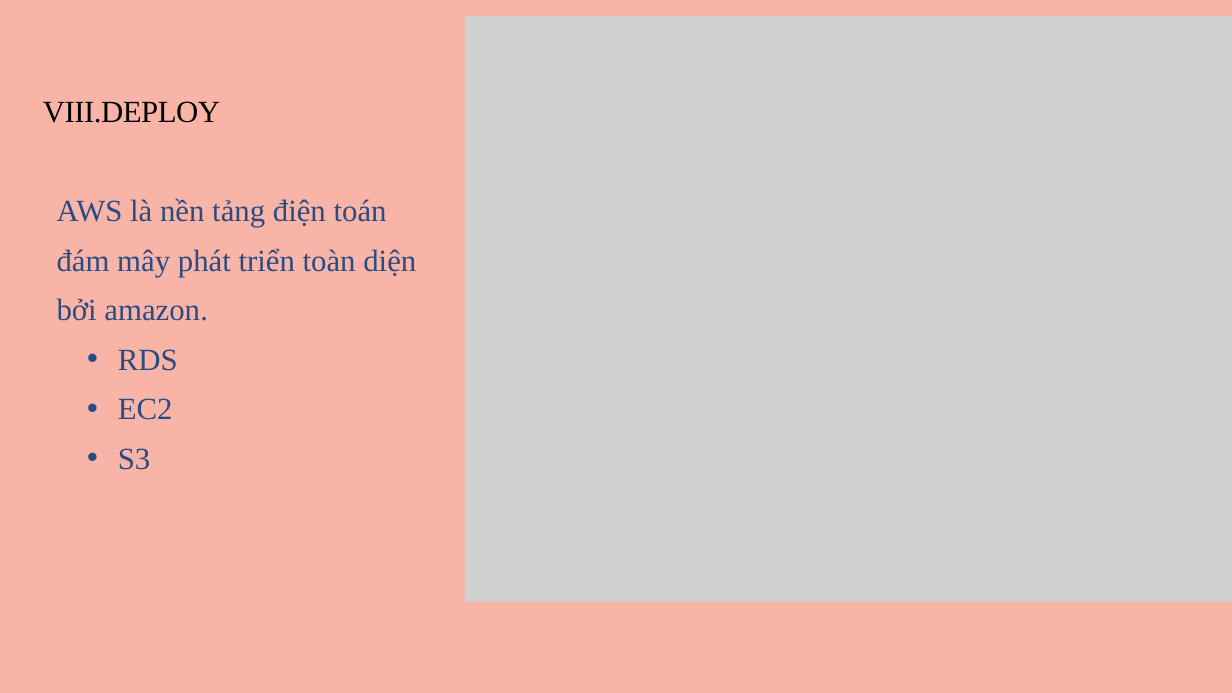
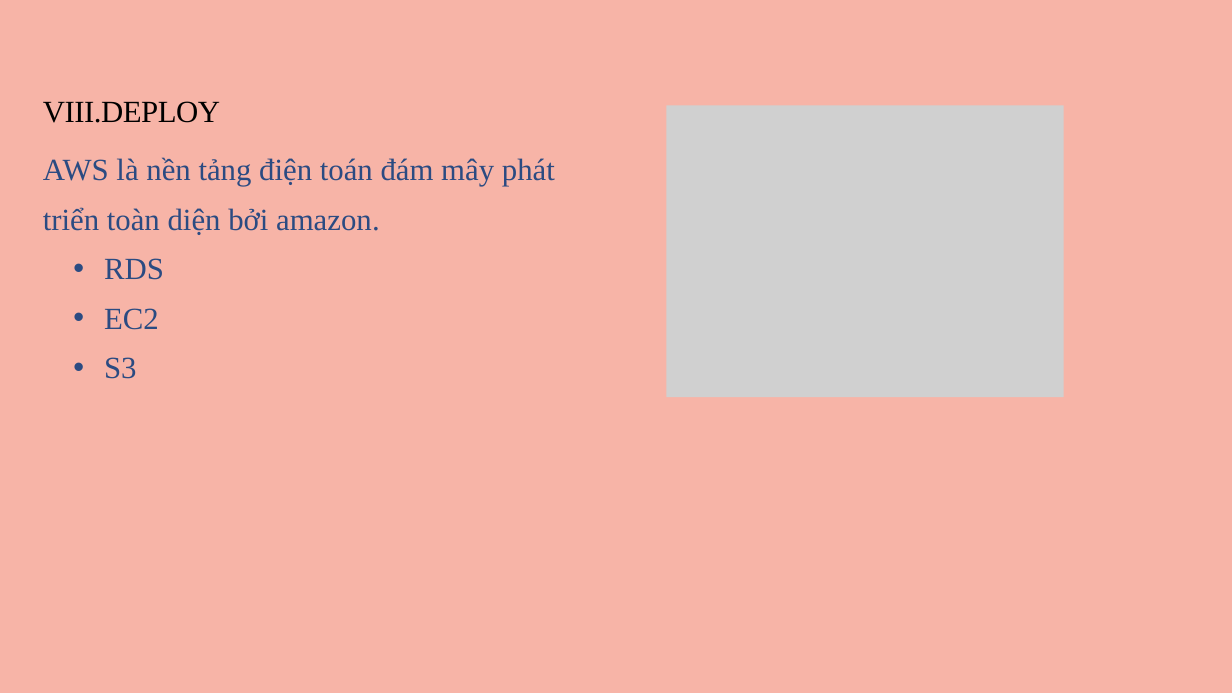
Before and after one commit to vrain1642002/DormitorySTU, a slide deck: slide 8 of Baocao/nopbai.pptx. Drawn at 1232x693 pixels with LibreOffice and Linux fonts; fonts in the diff are those of the drawing; grey boxes stand for pictures. Boxes give left, top, right and bottom in pixels: in the first picture for what was removed or moved away, otherwise in the second. Text is boxed around its words. In the diff, an @@ line names an element or a change of style, - is before the commit and + after.

```diff
--- a/Baocao/nopbai.pptx
+++ b/Baocao/nopbai.pptx
@@ picture resized from (x1=465, y1=16, x2=1232, y2=602) to (x1=667, y1=105, x2=1064, y2=397) @@
@@ text "AWS là nền tảng điện ..." rewrapped from (x1=57, y1=198, x2=416, y2=470) to (x1=43, y1=157, x2=555, y2=379) @@
```
Also in this commit, not shown: 3 other slides changed, 4 other files.
